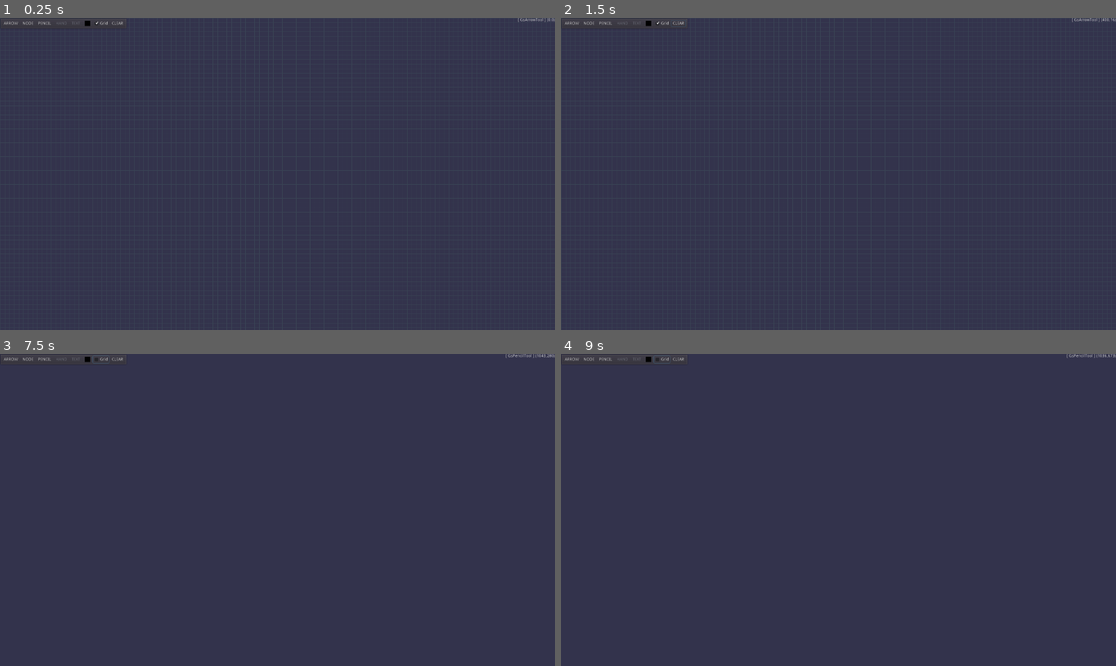
Above: before the commit, frames 1-4 (two rows, left to right).
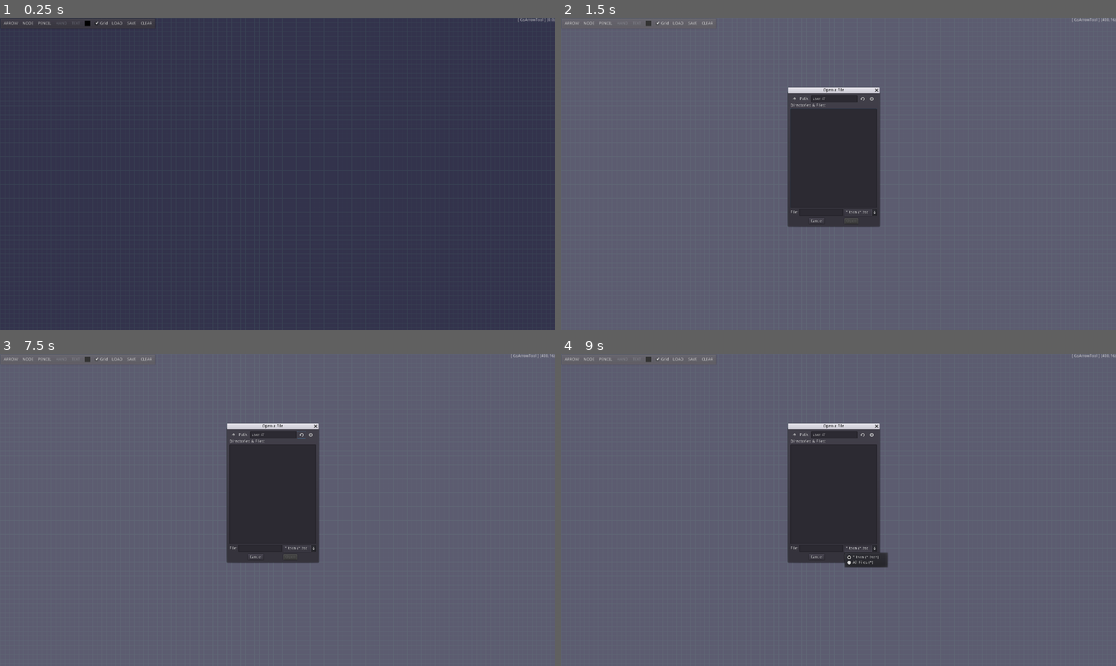
Above: after the commit, the same moments.

Repository: tangentstorm/fnarbmlyx
Game: Godot game, scene res://gslib/GsApp.tscn
Two runs of this game, one before a commit and one after it. Both use one fixed random seed, a clock stepped at 60 frames per second and the inputs below.
Inputs (mouse positions are in pixels of both pictures, inside the frame that each line leads up to):
- Up to frame 1 (0.25 s): no input
- Up to frame 2 (1.5 s): click "CLEAR" at 0.5 s; click (677, 24) at 1.25 s, where only the run after the commit has a clickable "LOAD"
- Up to frame 3 (7.5 s): click (133, 360) at 2 s, where only the run after the commit has a clickable "SAVE"; click (233, 435) at 2.77 s; click (233, 435) at 3.52 s; click "ARROW" at 4.25 s; click "NODE" at 5 s; click "PENCIL" at 5.75 s; click "Grid" at 6.5 s; click (299, 435) at 7.27 s
- Up to frame 4 (9 s): click (871, 435) at 8.02 s; click (860, 547) at 8.75 s, where only the run after the commit has a clickable "*.tscn (*.tscn)"

The runs differ from the first frame. In frame 1, less than 0.1% of the frame differs, in the area x 20-28%, y 1-3%; in frame 2, 98%; in frame 3, 98%; in frame 4, 98%, in the area x 0-100%, y 0-100%.

Commit message:
load/save sketches as scenes with ResourceSaver

Diff:
--- a/gslib/GsApp.gd
+++ b/gslib/GsApp.gd
@@ -2,5 +2,49 @@
 func get_class_name(): return "GsApp"
 
 func _input(e):
-	if e is InputEventMouse:
+	if $fog.visible: pass
+	elif e is InputEventMouse:
 		$mouse.handle(e)
+
+func _on_load_pressed():
+	$FileDialog.current_dir = 'user://'
+	$FileDialog.mode = FileDialog.MODE_OPEN_FILE
+	$FileDialog.popup()
+
+func _on_save_pressed():
+	$FileDialog.current_dir = 'user://'
+	$FileDialog.mode = FileDialog.MODE_SAVE_FILE
+	$FileDialog.popup()
+
+func _on_FileDialog_about_to_show():
+	$fog.visible = true
+
+func _on_FileDialog_popup_hide():
+	$fog.visible = false
+
+func _on_FileDialog_confirmed():
+	var p = $FileDialog.current_path
+	if not p.ends_with(".tscn"): p += ".tscn"
+	_on_FileDialog_file_selected(p)
+
+func _on_FileDialog_file_selected(path):
+	match $FileDialog.mode:
+		FileDialog.MODE_SAVE_FILE:
+			var s = PackedScene.new()
+			s.pack($sketch)
+			var e = ResourceSaver.save(path, s)
+			if e != OK:
+				print("error on save: ", e)
+		FileDialog.MODE_OPEN_FILE:
+			var rsc = load(path)
+			var scn = rsc.instance()
+			# $sketch.replace_by(scn) # !!no: https://github.com/godotengine/godot/issues/28746
+			var pos = $sketch.get_position_in_parent()
+			remove_child($sketch)
+			add_child(scn); scn.set_owner(self)
+			move_child(scn, pos)
+			$mouse.current_sketch = $sketch
+	$FileDialog.hide()
+
+func _on_clear_pressed():
+	$sketch.clear()
--- a/gslib/GsApp.tscn
+++ b/gslib/GsApp.tscn
@@ -16,7 +16,6 @@
 [node name="app" type="ColorRect"]
 anchor_right = 1.0
 anchor_bottom = 1.0
-mouse_filter = 2
 color = Color( 0.2, 0.2, 0.298039, 1 )
 script = ExtResource( 8 )
 __meta__ = {
@@ -180,7 +179,7 @@
 [node name="hbox" type="HBoxContainer" parent="toolbar"]
 margin_left = 7.0
 margin_top = 7.0
-margin_right = 432.0
+margin_right = 532.0
 margin_bottom = 31.0
 __meta__ = {
 "_edit_use_anchors_": false
@@ -257,9 +256,23 @@
 "_edit_use_anchors_": false
 }
 
+[node name="load" type="Button" parent="toolbar/hbox"]
+margin_left = 374.0
+margin_right = 423.0
+margin_bottom = 24.0
+text = "LOAD"
+flat = true
+
+[node name="save" type="Button" parent="toolbar/hbox"]
+margin_left = 427.0
+margin_right = 470.0
+margin_bottom = 24.0
+text = "SAVE"
+flat = true
+
 [node name="clear" type="Button" parent="toolbar/hbox"]
-margin_left = 374.0
-margin_right = 425.0
+margin_left = 474.0
+margin_right = 525.0
 margin_bottom = 24.0
 text = "CLEAR"
 flat = true
@@ -278,5 +291,38 @@
 [node name="tool" type="Node" parent="mouse"]
 script = ExtResource( 6 )
 
+[node name="fog" type="ColorRect" parent="."]
+visible = false
+anchor_right = 1.0
+anchor_bottom = 1.0
+color = Color( 1, 1, 1, 0.2 )
+__meta__ = {
+"_edit_use_anchors_": false
+}
+
+[node name="FileDialog" type="FileDialog" parent="."]
+visible = true
+margin_left = 786.562
+margin_top = 260.0
+margin_right = 1102.56
+margin_bottom = 721.0
+rect_min_size = Vector2( 300, 105 )
+popup_exclusive = true
+window_title = "Open a File"
+mode = 0
+access = 1
+filters = PoolStringArray( "*.tscn" )
+current_dir = "user://d:/ver/fnarbmlyx"
+current_path = "user://d:/ver/fnarbmlyx/"
+__meta__ = {
+"_edit_use_anchors_": false
+}
+
 [connection signal="toggled" from="toolbar/hbox/grid" to="grid" method="_on_grid_toggled"]
-[connection signal="pressed" from="toolbar/hbox/clear" to="sketch" method="clear"]
+[connection signal="pressed" from="toolbar/hbox/load" to="." method="_on_load_pressed"]
+[connection signal="pressed" from="toolbar/hbox/save" to="." method="_on_save_pressed"]
+[connection signal="pressed" from="toolbar/hbox/clear" to="." method="_on_clear_pressed"]
+[connection signal="about_to_show" from="FileDialog" to="." method="_on_FileDialog_about_to_show"]
+[connection signal="confirmed" from="FileDialog" to="." method="_on_FileDialog_confirmed"]
+[connection signal="file_selected" from="FileDialog" to="." method="_on_FileDialog_file_selected"]
+[connection signal="popup_hide" from="FileDialog" to="." method="_on_FileDialog_popup_hide"]
--- a/gslib/GsCurve.gd
+++ b/gslib/GsCurve.gd
@@ -1,4 +1,4 @@
-class_name GsCurve extends Control
+tool class_name GsCurve extends Control
 func get_class_name(): return "GsCurve"
 
 export var curve : Curve2D
--- a/gslib/GsNode.gd
+++ b/gslib/GsNode.gd
@@ -1,4 +1,4 @@
-class_name GsNode tool extends GsBase
+tool class_name GsNode extends GsBase
 func get_class_name(): return "GsNode"
 
 const NOTO = preload("res://fonts/noto_font.tres")
--- a/gslib/tools/GsNodeTool.gd
+++ b/gslib/tools/GsNodeTool.gd
@@ -8,6 +8,7 @@
 	node.text = 'Node'
 	node.rect_position = mouse.origin
 	mouse.current_sketch.add_child(node)
+	node.set_owner(mouse.current_sketch)
 
 func _drag_step(mouse):
 	var r : Rect2 = mouse.drag_rect().abs()
--- a/gslib/tools/GsPencilTool.gd
+++ b/gslib/tools/GsPencilTool.gd
@@ -7,6 +7,7 @@
 	curve = GsCurve.new()
 	curve.rect_position = mouse.origin
 	mouse.current_sketch.add_child(curve)
+	curve.set_owner(mouse.current_sketch)
 
 func _drag_step(mouse):
 	curve.add_point(mouse.position - mouse.origin)
--- a/project.godot
+++ b/project.godot
@@ -59,7 +59,7 @@
 "language": "GDScript",
 "path": "res://gslib/GsNode.gd"
 }, {
-"base": "Reference",
+"base": "GsMouseTool",
 "class": "GsNodeTool",
 "language": "GDScript",
 "path": "res://gslib/tools/GsNodeTool.gd"
@@ -112,6 +112,8 @@
 
 config/name="fnarbmlyx"
 run/main_scene="res://gslib/GsApp.tscn"
+config/use_custom_user_dir=true
+config/custom_user_dir_name="fnarbmlyx"
 config/icon="res://icon.png"
 
 [audio]
